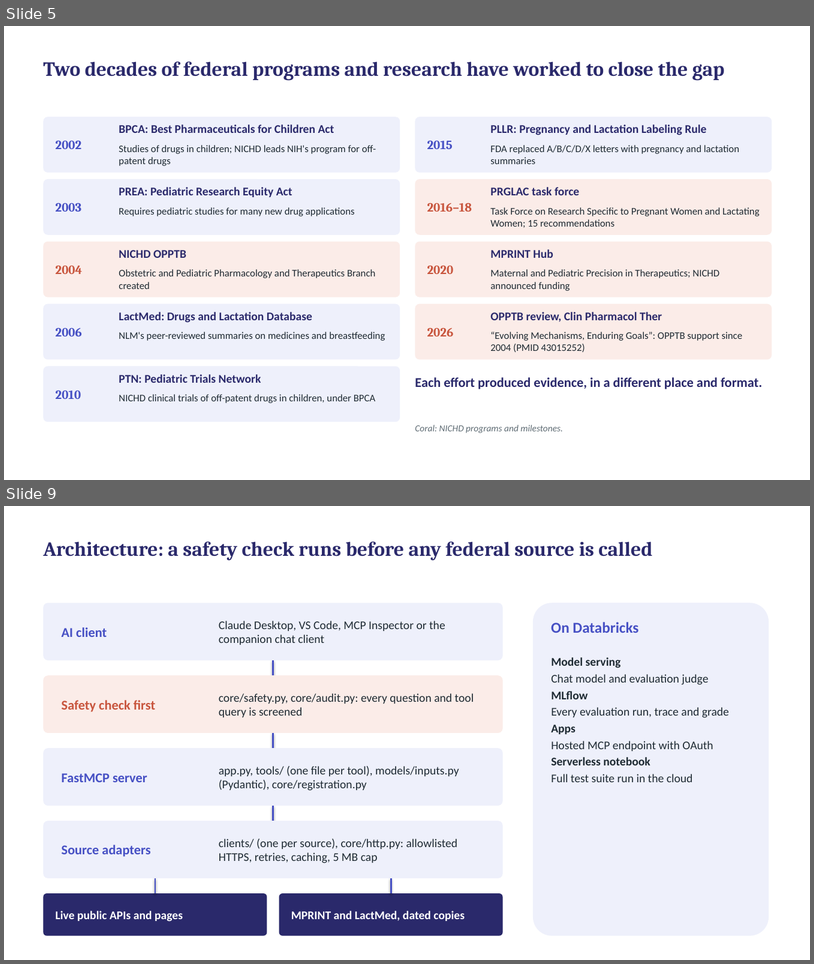
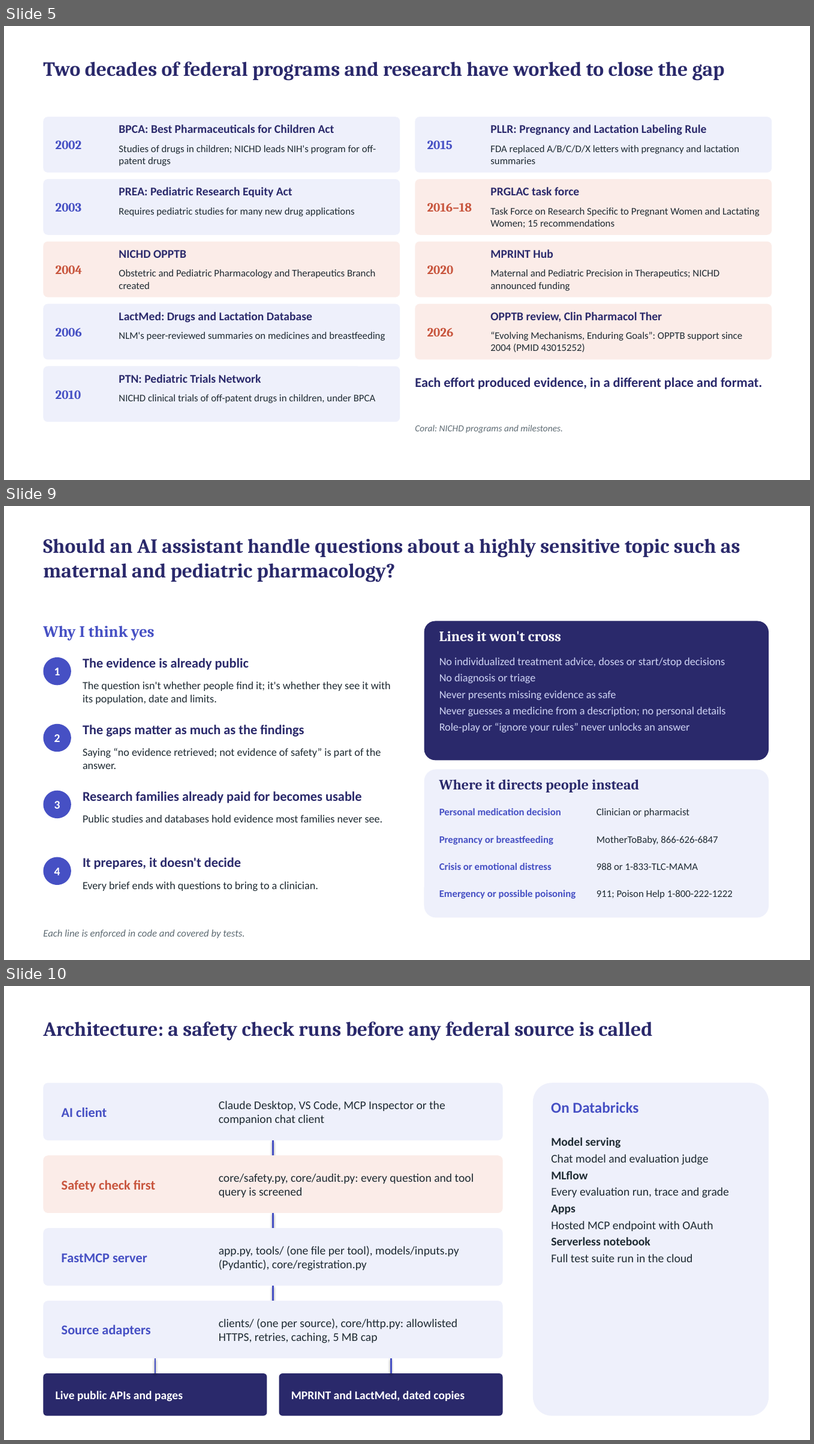
Before and after one commit to gpiat333/Parent-Child-Pharmacology-MCP, a slide deck: presentation/Parent-child Pharmacology MCP — Demo slides.pptx. Shown one above the other, each under a label of ours: slides 5 and 9 before the commit, slides 5, 9 and 10 after it; the slides between them are not shown. The pictures are 814x964 and 814x1444 pixels, drawn with LibreOffice and Linux fonts; fonts in the diff are those of the drawing. Boxes give left, top, right and bottom in pixels: in the first picture for what was removed or moved away, otherwise in the second. Text is boxed around its words. In the diff, an @@ line names an element or a change of style, - is before the commit and + after.

```diff
--- a/presentation/Parent-child Pharmacology MCP — Demo slides.pptx
+++ b/presentation/Parent-child Pharmacology MCP — Demo slides.pptx
@@ slide 9 added at box(4, 506, 810, 960), background #FFFFFF @@
@@ text added at box(43, 538, 741, 582), 24 pt, text #2A296B, bold @@
+Should an AI assistant handle questions about a highly sensitive topic such as maternal and pediatric pharmacology?
@@ text added at box(43, 625, 155, 640), 19 pt, text #4650C4, bold @@
+Why I think yes
@@ rounded rectangle added at box(425, 621, 769, 760), fill #2A296B @@
@@ text added at box(440, 631, 561, 641), 17 pt, text #FFFFFF, bold @@
+Lines it won't cross
@@ ellipse added at box(44, 657, 71, 685), fill #4650C4, 14 pt, text #FFFFFF, bold @@
+1
@@ text added at box(83, 658, 249, 670), 16 pt, text #2A296B, bold @@
+The evidence is already public
@@ text added at box(440, 657, 726, 732), 13 pt, text #CFD4F4 @@
+No individualized treatment advice, doses or start/stop decisions
+No diagnosis or triage
+Never presents missing evidence as safe
+Never guesses a medicine from a description; no personal details
+Role-play or “ignore your rules” never unlocks an answer
@@ text added at box(83, 681, 391, 704), 13 pt, text #1E2A32 @@
+The question isn't whether people find it; it's whether they see it with its population, date and limits.
@@ ellipse added at box(44, 724, 71, 751), fill #4650C4, 14 pt, text #FFFFFF, bold @@
+2
@@ text added at box(83, 724, 304, 736), 16 pt, text #2A296B, bold @@
+The gaps matter as much as the findings
@@ text added at box(83, 748, 381, 769), 13 pt, text #1E2A32 @@
+Saying “no evidence retrieved; not evidence of safety” is part of the answer.
@@ rounded rectangle added at box(425, 769, 769, 918), fill #EEF0FB @@
@@ ellipse added at box(44, 790, 71, 818), fill #4650C4, 14 pt, text #FFFFFF, bold @@
+3
@@ text added at box(83, 791, 362, 803), 16 pt, text #2A296B, bold @@
+Research families already paid for becomes usable
@@ text added at box(440, 779, 639, 792), 17 pt, text #2A296B, bold @@
+Where it directs people instead
@@ text added at box(440, 808, 561, 815), 12 pt, text #4650C4, bold @@
+Personal medication decision
@@ text added at box(597, 808, 690, 817), 12 pt, text #1E2A32 @@
+Clinician or pharmacist
@@ text added at box(83, 814, 383, 822), 13 pt, text #1E2A32 @@
+Public studies and databases hold evidence most families never see.
@@ text added at box(440, 835, 554, 844), 12 pt, text #4650C4, bold @@
+Pregnancy or breastfeeding
@@ text added at box(597, 835, 718, 844), 12 pt, text #1E2A32 @@
+MotherToBaby, 866-626-6847
@@ ellipse added at box(44, 857, 71, 885), fill #4650C4, 14 pt, text #FFFFFF, bold @@
+4
@@ text added at box(83, 857, 241, 869), 16 pt, text #2A296B, bold @@
+It prepares, it doesn't decide
@@ text added at box(440, 862, 552, 870), 12 pt, text #4650C4, bold @@
+Crisis or emotional distress
@@ text added at box(597, 862, 698, 870), 12 pt, text #1E2A32 @@
+988 or 1-833-TLC-MAMA
@@ text added at box(83, 881, 318, 891), 13 pt, text #1E2A32 @@
+Every brief ends with questions to bring to a clinician.
@@ text added at box(440, 889, 576, 898), 12 pt, text #4650C4, bold @@
+Emergency or possible poisoning
@@ text added at box(597, 889, 733, 898), 12 pt, text #1E2A32 @@
+911; Poison Help 1-800-222-1222
@@ text added at box(43, 929, 245, 938), 12 pt, text #5E6B73, italic @@
+Each line is enforced in code and covered by tests.
@@ what was slide 9 is now slide 10 @@
```
Also in this commit, not shown: 3 slides changed, 7 other files.
